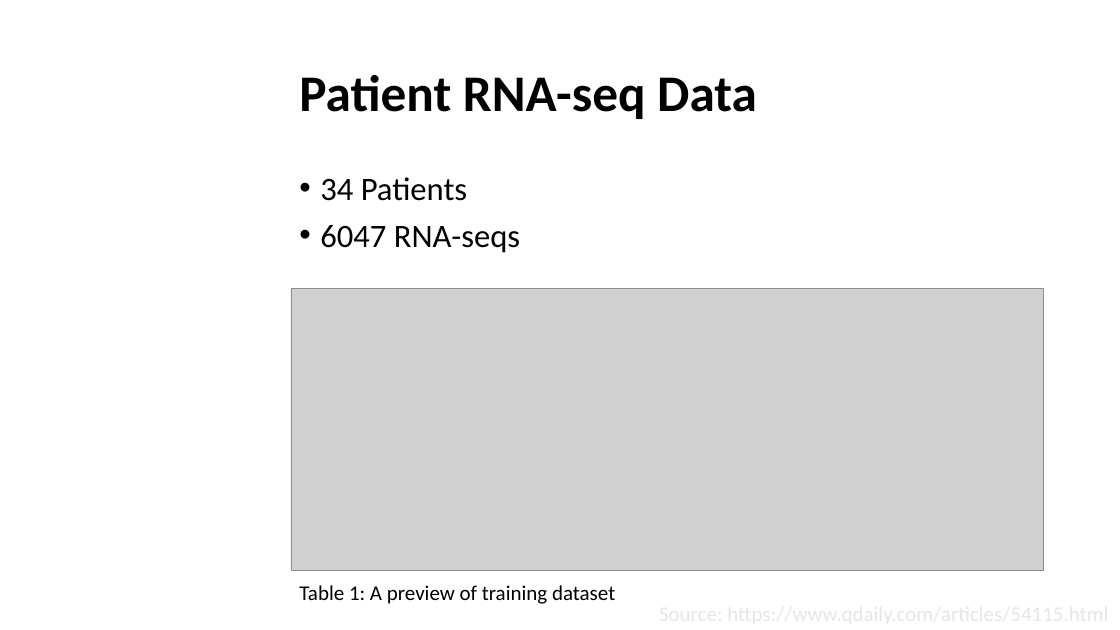
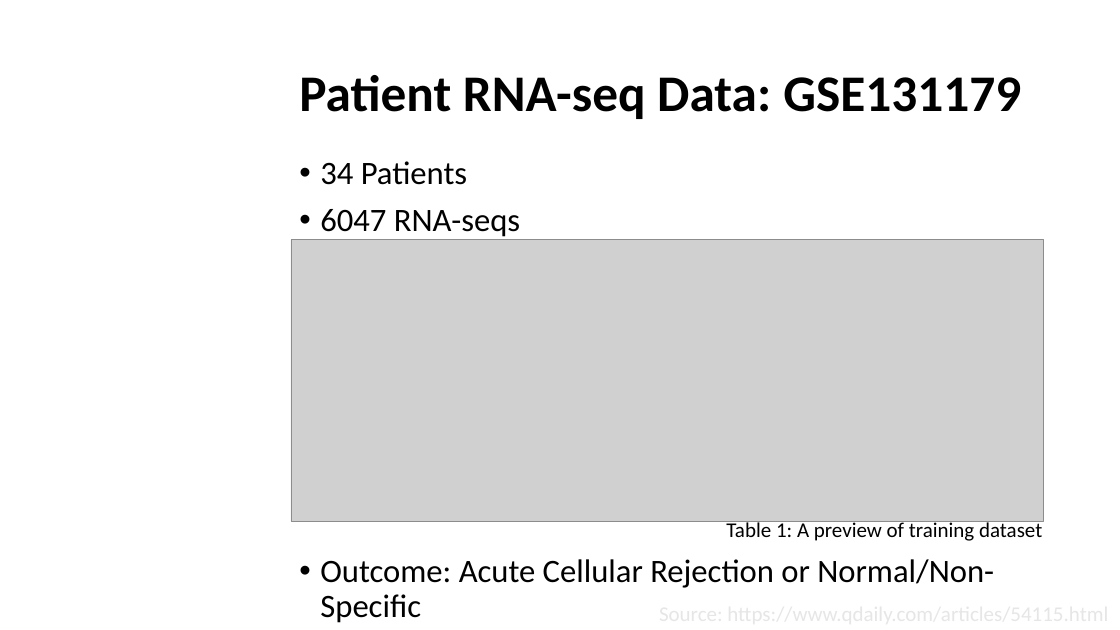
Before and after one commit to sherry-fan01/DATA3888_DiscplineProject2, a slide deck: slide 2 of report&presentation/presentation.pptx. Drawn at 1120x630 pixels with LibreOffice and Linux fonts; fonts in the diff are those of the drawing; grey boxes stand for pictures; background and template pictures are left out. Boxes give left, top, right and bottom in pixels: in the first picture for what was removed or moved away, otherwise in the second. Text is boxed around its words. In the diff, an @@ line names an element or a change of style, - is before the commit and + after.

Commit message:
final edit of report and presentation

```diff
--- a/report&presentation/presentation.pptx
+++ b/report&presentation/presentation.pptx
@@ title at (299,75,1021,119): text changed @@
-Patient RNA-seq Data
+Patient RNA-seq Data: GSE131179
@@ text "34 Patients": place and size @@
-text "34 Patients" at (299,177,615,604)
+text "34 Patients" at (320,161,1042,623)
@@ picture: place and size @@
-picture at (291,288,1043,571)
+picture at (291,239,1043,522)
@@ text at (726,520,1042,541): alignment left to right @@
@@ text at (320,559,994,623): paragraph added @@
+• Outcome: Acute Cellular Rejection or Normal/Non-Specific
```
Also in this commit, not shown: 8 other files.
